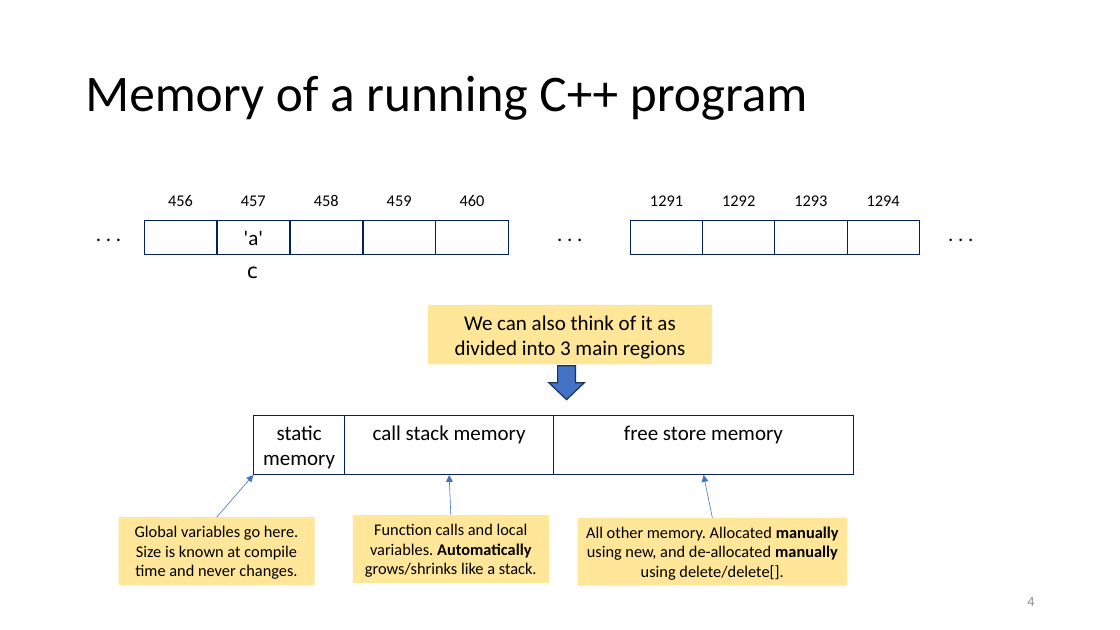
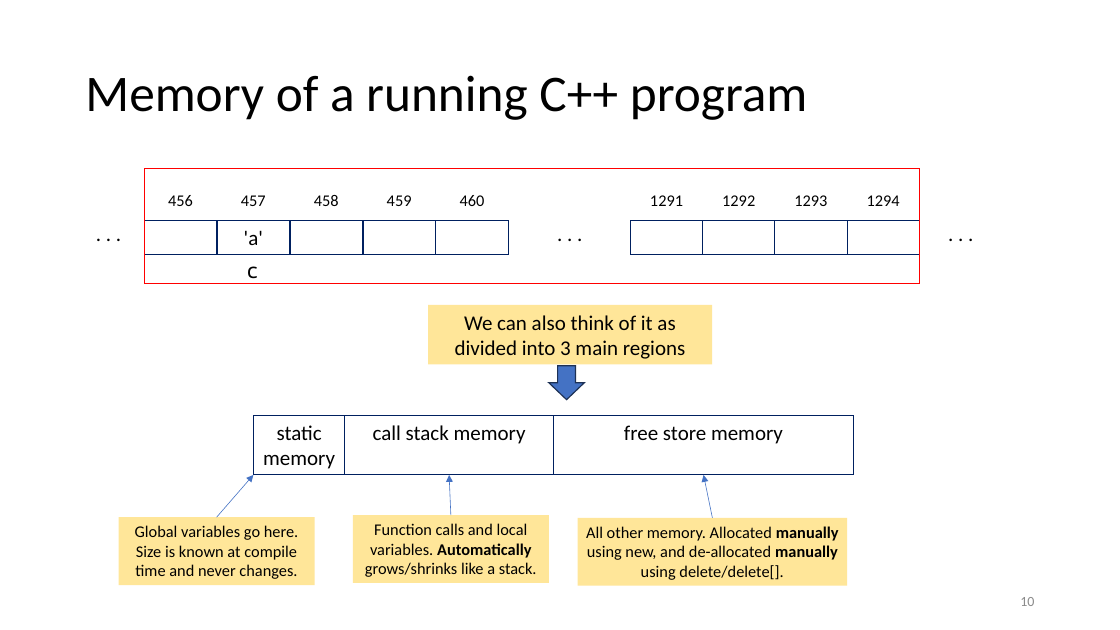
Before and after one commit to tjd1234/cmpt135spring2024, a slide deck: slide 10 of sample_code/week3/week3_cmpt135.pptx (slide 4 before the commit). Drawn at 1120x630 pixels with LibreOffice and Linux fonts; fonts in the diff are those of the drawing. Boxes give left, top, right and bottom in pixels: in the first picture for what was removed or moved away, otherwise in the second. Text is boxed around its words. In the diff, an @@ line names an element or a change of style, - is before the commit and + after.

```diff
--- a/sample_code/week3/week3_cmpt135.pptx
+++ b/sample_code/week3/week3_cmpt135.pptx
@@ rectangle added at (145,169,919,284), outline #FF0000 1 pt @@
@@ page number at (1020,597,1034,606): text changed @@
-4
+10
```
Also in this commit, not shown: 8 other slides changed, 6 slides added, 3 other files.
